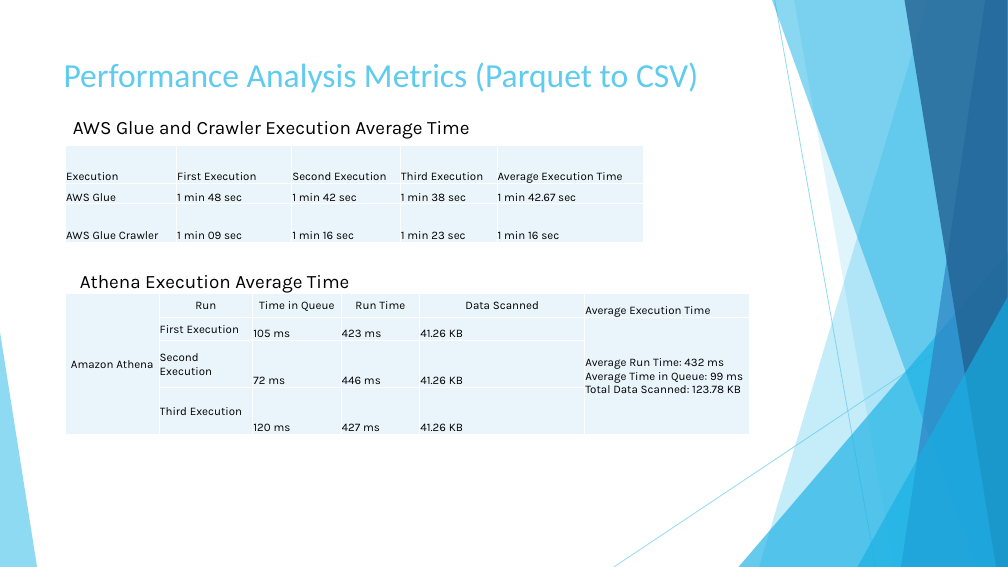
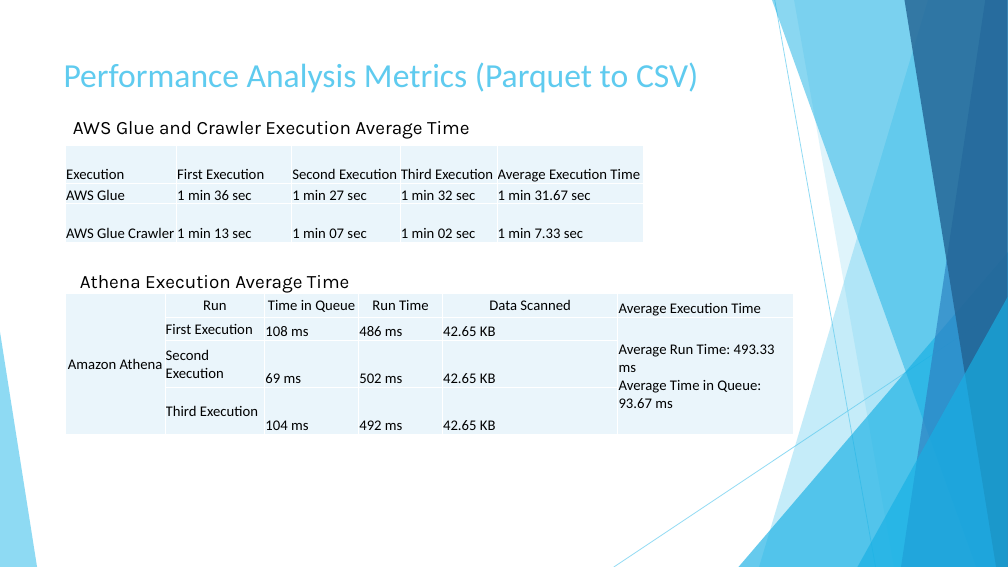
Before and after one commit to rdinesh808/Data_Lake_Construction_and_Querying_With_PySpark, a slide deck: slide 7 of Data_Lake_Construction_and_Querying_With_PySpark.pptx. Drawn at 1008x567 pixels with LibreOffice and Linux fonts; fonts in the diff are those of the drawing. Boxes give left, top, right and bottom in pixels: in the first picture for what was removed or moved away, otherwise in the second. Text is boxed around its words. In the diff, an @@ line names an element or a change of style, - is before the commit and + after.

```diff
--- a/Data_Lake_Construction_and_Querying_With_PySpark.pptx
+++ b/Data_Lake_Construction_and_Querying_With_PySpark.pptx
@@ table at (x1=66, y1=145, x2=644, y2=243) @@
-row 2: AWS Glue | 1 min 48 sec | 1 min 42 sec | 1 min 38 sec | 1 min 42.67 sec
+row 2: AWS Glue | 1 min 36 sec | 1 min 27 sec | 1 min 32 sec | 1 min 31.67 sec
-row 3: AWS Glue Crawler | 1 min 09 sec | 1 min 16 sec | 1 min 23 sec | 1 min 16 sec
+row 3: AWS Glue Crawler | 1 min 13 sec | 1 min 07 sec | 1 min 02 sec | 1 min 7.33 sec
@@ size 11 to 14 pt, font Karla to Calibri in "Execution", "First Execution", "Second Execution", "Third Execution" and 3 more places @@
@@ table at (x1=66, y1=294, x2=794, y2=436) @@
-row 2:  | First Execution | 105 ms | 423 ms | 41.26 KB | Average Run Time: 432 ms Average Time in Queue: 99 ms Total Data Scanned: 123.78 KB
+row 2:  | First Execution | 108 ms | 486 ms | 42.65 KB | Average Run Time: 493.33 ms Average Time in Queue: 93.67 ms
-row 3:  | Second Execution | 72 ms | 446 ms | 41.26 KB | 
+row 3:  | Second Execution | 69 ms | 502 ms | 42.65 KB | 
-row 4:  | Third Execution | 120 ms | 427 ms | 41.26 KB | 
+row 4:  | Third Execution | 104 ms | 492 ms | 42.65 KB | 
@@ size 11 to 14 pt, font Karla to Calibri in "Amazon Athena", "Run", "Time in Queue", "Run Time" and 5 more places @@
@@ table resized from (x1=66, y1=294, x2=750, y2=436) to (x1=66, y1=294, x2=794, y2=436) @@
```
Also in this commit, not shown: 5 other slides changed, 1 other file.
